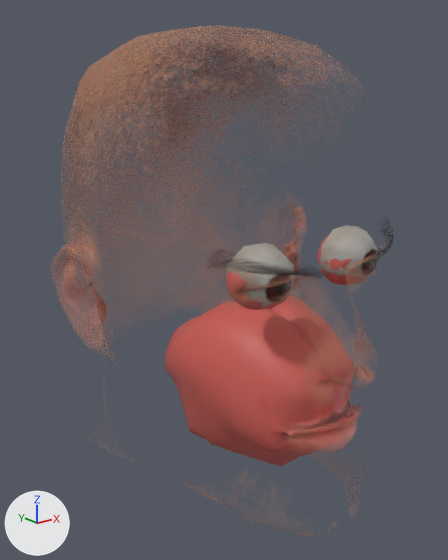
A saved change to the FBX model assets/heads/head_8_trueadam.fbx.
Before and after are seen from a 50 mm camera at (-0.866, -1.102, 0.38) aimed at (-0.001, -0.02, -0.053). Arrows for +X, +Y and +Z are at lower left; the lights stay in place. The picture after the commit comes second. Where no turn or scale is listed for an object, it has been applied to the vertices.

The first picture shows 'head_8_trueadam'.
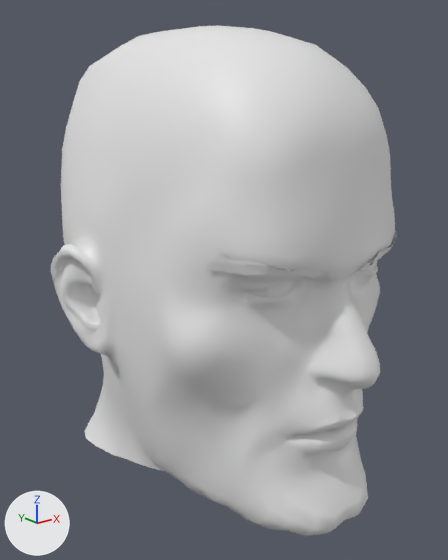
The change in detail:
me_base_007 is used by ob_head_8_trueadam; location (0.0, 0.0, 0.0).
me_base_007 had 4409 vertices, 4336 faces and spanned x -0.362..0.362, y -0.464..0.464, z -0.5..0.5.
me_base_007 now has 5541 vertices, 5332 faces and spans x -0.362..0.362, y -0.464..0.464, z -0.5..0.5.
me_base_007 part 1: the loose piece of 62 vertices spanning x -0.238..-0.027, y -0.384..-0.253, z 0.046..0.127 is deleted.
me_base_007 part 2: the loose piece of 62 vertices spanning x 0.027..0.238, y -0.384..-0.253, z 0.046..0.127 is deleted.
me_base_007 part 3: the loose piece of 48 vertices spanning x 0.06..0.183, y -0.343..-0.242, z -0.017..0.099 is deleted.
me_base_007 part 4: the loose piece of 48 vertices spanning x -0.183..-0.06, y -0.343..-0.242, z -0.017..0.099 is deleted.
me_base_007 part 5: 8 vertices moved from x -0.056..0.023, y -0.413..-0.383, z -0.273..-0.252 to x -0.053..0.022, y -0.418..-0.376, z -0.271..-0.243; 55 vertices removed from x -0.076..0.072, y -0.418..-0.367, z -0.304..-0.245; 1407 vertices added at x -0.1..0.098, y -0.42..-0.332, z -0.325..-0.228.
me_base_007 part 6: 3844 faces spanning x -0.362..0.362, y -0.464..0.464, z -0.5..0.5 switch from mat_mat_head_8_trueadam (picture img_atlas_head_8_trueadam_png) to no material.
Mesh me_lips_007 is new.
It has 842 vertices, 720 faces and spans x -0.094..0.083, y -0.419..-0.341, z -0.314..-0.241.
Mesh me_brows_007 is new.
It has 2309 vertices, 2031 faces and spans x -0.244..0.239, y -0.39..-0.272, z 0.046..0.113.
Mesh me_irises_007 is new.
It has 32 vertices, 22 faces and spans x -0.152..0.152, y -0.343..-0.334, z 0.014..0.058.
Mesh me_eyewhites_007 is new.
It has 80 vertices, 64 faces and spans x -0.183..0.183, y -0.342..-0.242, z -0.017..0.099.
Object 'Lips' (ob_lips) is new; it shows me_lips_007.
Its location is (0.0, 0.0, 0.0).
Object 'Brows' (ob_brows) is new; it shows me_brows_007.
Its location is (0.0, 0.0, 0.0).
Object 'Irises' (ob_irises) is new; it shows me_irises_007.
Its location is (0.0, 0.0, 0.0).
Object 'EyeWhites' (ob_eyewhites) is new; it shows me_eyewhites_007.
Its location is (0.0, 0.0, 0.0).

What differs and where, as boxes (x1, y1, x2, y2) in the pictures (448 x 560 px):
'head_8_trueadam', reshaped
    before: (62, 26, 393, 466)
    after: (51, 25, 395, 536)
'Brows', added
    after: (206, 231, 397, 281)
'Lips', added
    after: (297, 418, 357, 452)
'Irises', added
    after: (268, 261, 377, 297)
'EyeWhites', added (mostly hidden)
    after: (248, 266, 365, 297)
part 1 of me_base_007, deleted
    before: (210, 250, 321, 277)
part 2 of me_base_007, deleted
    before: (362, 222, 393, 266)
part 3 of me_base_007, deleted
    before: (319, 225, 378, 285)
part 4 of me_base_007, deleted
    before: (226, 243, 294, 307)
part 5 of me_base_007, built on
    before: (297, 409, 358, 451)
    after: (288, 401, 364, 459)
part 6 of me_base_007, recoloured
    before: (62, 26, 382, 466)
    after: (51, 25, 395, 536)
